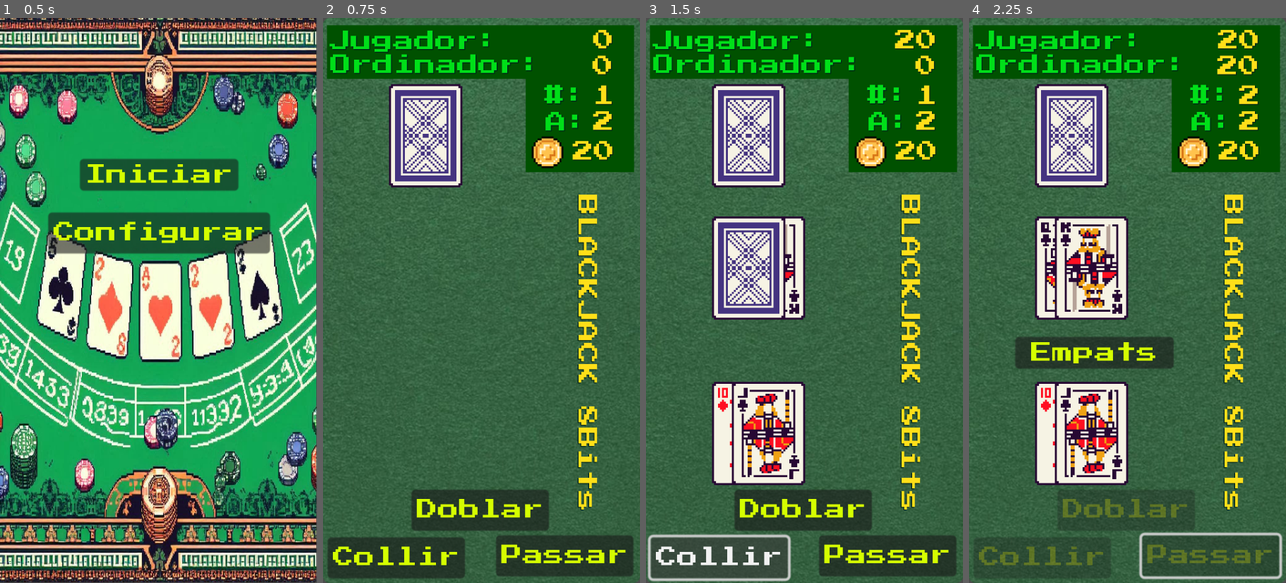
Above: before the commit, frames 1-4 (left to right).
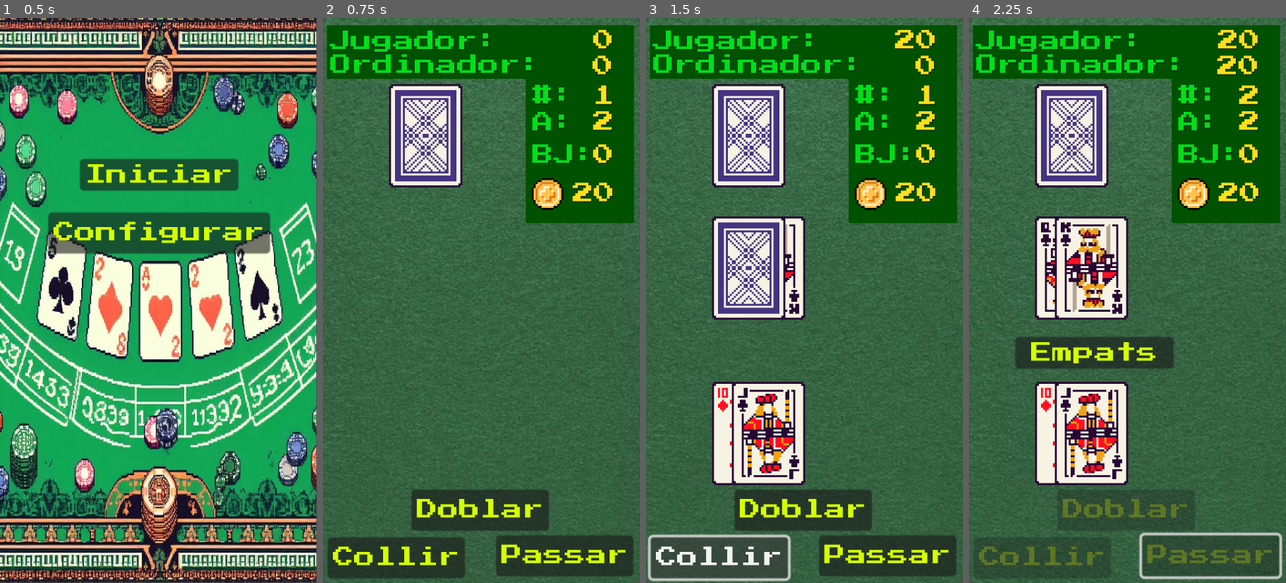
Above: after the commit, the same moments.

Repository: Gonellarro/Blackjack
Game: Godot game, scene res://scenes/pantalles/menu.tscn
Same seed, same stepped clock (60 frames per second), same inputs: the game is played once before the commit and once after it.
Inputs:
- Up to frame 1 (0.5 s): no input
- Up to frame 2 (0.75 s): click "Iniciar" at 0.5 s
- Up to frame 3 (1.5 s): click "Collir" at 1.25 s
- Up to frame 4 (2.25 s): click "Passar" at 2 s

Frame 1 is identical in both runs. In frame 2, 6.1% of the frame differs, in the area x 63-99%, y 11-88%; in frame 3, 6.1%; in frame 4, 6.1%.

Commit message:
Millorada la pantalla final

Diff:
--- a/global.gd
+++ b/global.gd
@@ -9,6 +9,10 @@
 var aposta: int
 var jugades: int
 var fiJugador: bool
+var numBlackJacks: int
+var numJugadesGuanyades: int
+var numJugadesEmpats: int
+var maxim: int
 
 
 func _ready():
@@ -21,3 +25,7 @@
 	jugades = 0
 	numCartes = 52 * numBaralles
 	fiJugador = false
+	numBlackJacks = 0
+	numJugadesGuanyades = 0
+	numJugadesEmpats = 0
+	maxim = 0
--- a/scenes/joc/joc.gd
+++ b/scenes/joc/joc.gd
@@ -118,24 +118,29 @@
 			if scoreJugador == 21:
 				$nouJoc.text = "BlackJack"
 				credits += aposta
+				Global.numBlackJacks += 1
+				Global.numJugadesGuanyades += 1
 			elif scoreOrdinador > 21:
 				# Guanya el jugador
 				$nouJoc.text = "Guanyes!"
 				credits += aposta
-				print("Aposta: " + str(aposta))
+				Global.numJugadesGuanyades += 1
 			elif (scoreJugador == scoreOrdinador) and scoreJugador < 22:
 				# Empats. Se tornen els dobers de l'aposta, per tant no feim res
 				$nouJoc.text = "Empats"
+				Global.numJugadesEmpats += 1
 			elif (scoreJugador > scoreOrdinador) and scoreJugador < 22:
 				# Guanya el jugador
 				$nouJoc.text = "Guanyes!"
 				credits += aposta
+				Global.numJugadesGuanyades += 1
 			else:
 				# Guanya l'ordinador
 				$nouJoc.text = "Perds..."
 				credits -= aposta
 				if credits < 1:
-					get_tree().change_scene_to_file("res://scenes/pantalles/game_over.tscn")
+					$nouJoc.text = "Game Over"
+
 
 			Global.scoreJugador = scoreJugador
 			Global.scoreOrdinador = scoreOrdinador
@@ -149,6 +154,11 @@
 
 			$nouJoc.disabled = false
 			$nouJoc.visible = true
+
+			# Guardam els màxims guanys
+			if credits > Global.maxim:
+				Global.maxim = credits
+
 			set_process(false)
 
 func tornOrdinador() -> void:
@@ -372,34 +382,37 @@
 		print("No té prou crèdit")
 
 func _on_nou_joc_pressed():
-	scoreJugador = 0
-	scoreOrdinador = 0
-	aposta = apostaInicial
-	Global.scoreJugador = 0
-	Global.scoreOrdinador = 0
-	Global.aposta = apostaInicial
-	Global.numCartes = numCartes
-
-	#Guardam totes les cartes jugades
-	maDescarts.append_array(maJugador)
-	maDescarts.append_array(maOrdinador)
-
-	borrarCartes()
-
-	maJugador = []
-	maOrdinador = []
-
-	fiJugador = false
-	Global.fiJugador = false
-	fiPartida = false
-
-	$collir.disabled = false
-	$passar.disabled = false
-	$doblar.disabled = false
-	$nouJoc.disabled = true
-	$nouJoc.visible = false
-
-	set_process(true)
+	if credits > 0:
+		scoreJugador = 0
+		scoreOrdinador = 0
+		aposta = apostaInicial
+		Global.scoreJugador = 0
+		Global.scoreOrdinador = 0
+		Global.aposta = apostaInicial
+		Global.numCartes = numCartes
+
+		#Guardam totes les cartes jugades
+		maDescarts.append_array(maJugador)
+		maDescarts.append_array(maOrdinador)
+
+		borrarCartes()
+
+		maJugador = []
+		maOrdinador = []
+
+		fiJugador = false
+		Global.fiJugador = false
+		fiPartida = false
+
+		$collir.disabled = false
+		$passar.disabled = false
+		$doblar.disabled = false
+		$nouJoc.disabled = true
+		$nouJoc.visible = false
+
+		set_process(true)
+	else:
+		get_tree().change_scene_to_file("res://scenes/pantalles/game_over.tscn")
 
 
 func _on_escapsa_pressed():
--- a/scenes/pantalles/game_over.gd
+++ b/scenes/pantalles/game_over.gd
@@ -8,7 +8,13 @@
 
 # Called every frame. 'delta' is the elapsed time since the previous frame.
 func _process(_delta):
-	pass
+	$jugades.text = "Partides: " + str(Global.jugades)
+	$jugadesGuanyades.text = "Guanyades: " + str(Global.numJugadesGuanyades)
+	$jugadesEmpatades.text = "Empatades: " + str(Global.numJugadesEmpats)
+	var perdudes: int = Global.jugades - Global.numJugadesEmpats - Global.numJugadesGuanyades
+	$JugadesPerdudes.text = "Perdudes: " + str(perdudes)
+	$blackjack.text = "BlackJacks: " + str(Global.numBlackJacks)
+	$guanys.text = "Màx creds: " + str(Global.maxim)
 
 func _on_reiniciar_pressed():
 	get_tree().change_scene_to_file("res://scenes/joc/joc.tscn")
--- a/scenes/pantalles/game_over.tscn
+++ b/scenes/pantalles/game_over.tscn
@@ -1,8 +1,10 @@
-[gd_scene load_steps=4 format=3 uid="uid://buk5as8bbqg2r"]
+[gd_scene load_steps=6 format=3 uid="uid://buk5as8bbqg2r"]
 
 [ext_resource type="Script" path="res://scenes/pantalles/game_over.gd" id="1_au1ik"]
 [ext_resource type="Texture2D" uid="uid://by1yifnysyy8x" path="res://assets/fonsGameOver.png" id="1_e0j7p"]
 [ext_resource type="Theme" uid="uid://cyhuytd5kxh4y" path="res://tema8bits.tres" id="3_3fv20"]
+[ext_resource type="Theme" uid="uid://djm504y55dgem" path="res://label8bitsValors.tres" id="4_k4f61"]
+[ext_resource type="Theme" uid="uid://uevv2738xj4l" path="res://label8bits.tres" id="5_i6t8b"]
 
 [node name="GameOver" type="Control"]
 layout_mode = 3
@@ -20,6 +22,14 @@
 offset_bottom = 853.0
 texture = ExtResource("1_e0j7p")
 expand_mode = 1
+
+[node name="ColorRect" type="ColorRect" parent="."]
+layout_mode = 0
+offset_left = 13.0
+offset_top = 455.0
+offset_right = 452.0
+offset_bottom = 734.0
+color = Color(0, 0.294118, 0, 0.819608)
 
 [node name="Reiniciar" type="Button" parent="."]
 layout_mode = 0
@@ -42,5 +52,59 @@
 theme = ExtResource("3_3fv20")
 text = "Menu"
 
+[node name="jugades" type="Label" parent="."]
+layout_mode = 0
+offset_left = 28.0
+offset_top = 465.0
+offset_right = 156.0
+offset_bottom = 497.0
+theme = ExtResource("4_k4f61")
+text = "Jugades: 1"
+
+[node name="jugadesGuanyades" type="Label" parent="."]
+layout_mode = 0
+offset_left = 25.0
+offset_top = 507.0
+offset_right = 409.0
+offset_bottom = 539.0
+theme = ExtResource("5_i6t8b")
+text = "Guanyades: 1"
+
+[node name="jugadesEmpatades" type="Label" parent="."]
+layout_mode = 0
+offset_left = 28.0
+offset_top = 547.0
+offset_right = 412.0
+offset_bottom = 579.0
+theme = ExtResource("4_k4f61")
+text = "Empatades: 1"
+
+[node name="JugadesPerdudes" type="Label" parent="."]
+layout_mode = 0
+offset_left = 30.0
+offset_top = 591.0
+offset_right = 382.0
+offset_bottom = 623.0
+theme = ExtResource("5_i6t8b")
+text = "Perdudes: 1"
+
+[node name="blackjack" type="Label" parent="."]
+layout_mode = 0
+offset_left = 32.0
+offset_top = 631.0
+offset_right = 448.0
+offset_bottom = 663.0
+theme = ExtResource("4_k4f61")
+text = "BlackJacjs: 1"
+
+[node name="guanys" type="Label" parent="."]
+layout_mode = 0
+offset_left = 29.0
+offset_top = 673.0
+offset_right = 445.0
+offset_bottom = 705.0
+theme = ExtResource("5_i6t8b")
+text = "Màx creds: 10"
+
 [connection signal="pressed" from="Reiniciar" to="." method="_on_reiniciar_pressed"]
 [connection signal="pressed" from="Menu" to="." method="_on_menu_pressed"]
--- a/scenes/pantalles/gui.gd
+++ b/scenes/pantalles/gui.gd
@@ -8,6 +8,7 @@
 	$credit.text = str(Global.credits)
 	$aposta.text = str(Global.aposta)
 	$jugades.text = str(Global.jugades)
+	$numBJ.text = str(Global.numBlackJacks)
 
 
 # Called every frame. 'delta' is the elapsed time since the previous frame.
@@ -20,3 +21,4 @@
 	$credit.text = str(Global.credits)
 	$aposta.text = str(Global.aposta)
 	$jugades.text = str(Global.jugades)
+	$numBJ.text = str(Global.numBlackJacks)
--- a/scenes/pantalles/gui.tscn
+++ b/scenes/pantalles/gui.tscn
@@ -21,14 +21,14 @@
 offset_left = 307.0
 offset_top = 11.0
 offset_right = 471.0
-offset_bottom = 233.0
+offset_bottom = 310.0
 color = Color(0, 0.317647, 0, 1)
 
 [node name="moneda" type="TextureRect" parent="."]
 offset_left = 316.0
-offset_top = 179.0
+offset_top = 242.0
 offset_right = 332.0
-offset_bottom = 195.0
+offset_bottom = 258.0
 scale = Vector2(3, 3)
 texture = ExtResource("1_7bdhc")
 
@@ -69,9 +69,9 @@
 
 [node name="credit" type="Label" parent="."]
 offset_left = 346.0
-offset_top = 186.0
+offset_top = 249.0
 offset_right = 442.0
-offset_bottom = 218.0
+offset_bottom = 281.0
 theme = ExtResource("3_wcrg5")
 text = "20"
 horizontal_alignment = 2
@@ -86,9 +86,9 @@
 horizontal_alignment = 2
 
 [node name="apostaLabel" type="Label" parent="."]
-offset_left = 337.0
+offset_left = 317.0
 offset_top = 142.0
-offset_right = 401.0
+offset_right = 381.0
 offset_bottom = 174.0
 theme = ExtResource("3_6xj5h")
 text = "A:"
@@ -103,14 +103,15 @@
 horizontal_alignment = 2
 
 [node name="jugadesLabel" type="Label" parent="."]
-offset_left = 335.0
+offset_left = 317.0
 offset_top = 101.0
-offset_right = 399.0
+offset_right = 381.0
 offset_bottom = 133.0
 theme = ExtResource("3_6xj5h")
 text = "#:"
 
 [node name="blackJack" type="Label" parent="."]
+visible = false
 offset_left = 415.0
 offset_top = 267.0
 offset_right = 895.0
@@ -119,3 +120,19 @@
 theme = ExtResource("3_wcrg5")
 text = "BLACKJACK 8Bits
 "
+
+[node name="numBJ" type="Label" parent="."]
+offset_left = 409.0
+offset_top = 191.0
+offset_right = 449.0
+offset_bottom = 223.0
+theme = ExtResource("3_wcrg5")
+text = "0"
+
+[node name="numBJLabel" type="Label" parent="."]
+offset_left = 317.0
+offset_top = 191.0
+offset_right = 445.0
+offset_bottom = 223.0
+theme = ExtResource("3_6xj5h")
+text = "BJ:"
Not shown, changed: export_presets.cfg
Not shown, added: blackJack.console.exe
Not shown, added: blackJack.exe
Not shown, removed: cartes.console.exe
Not shown, changed: cartes.exe
